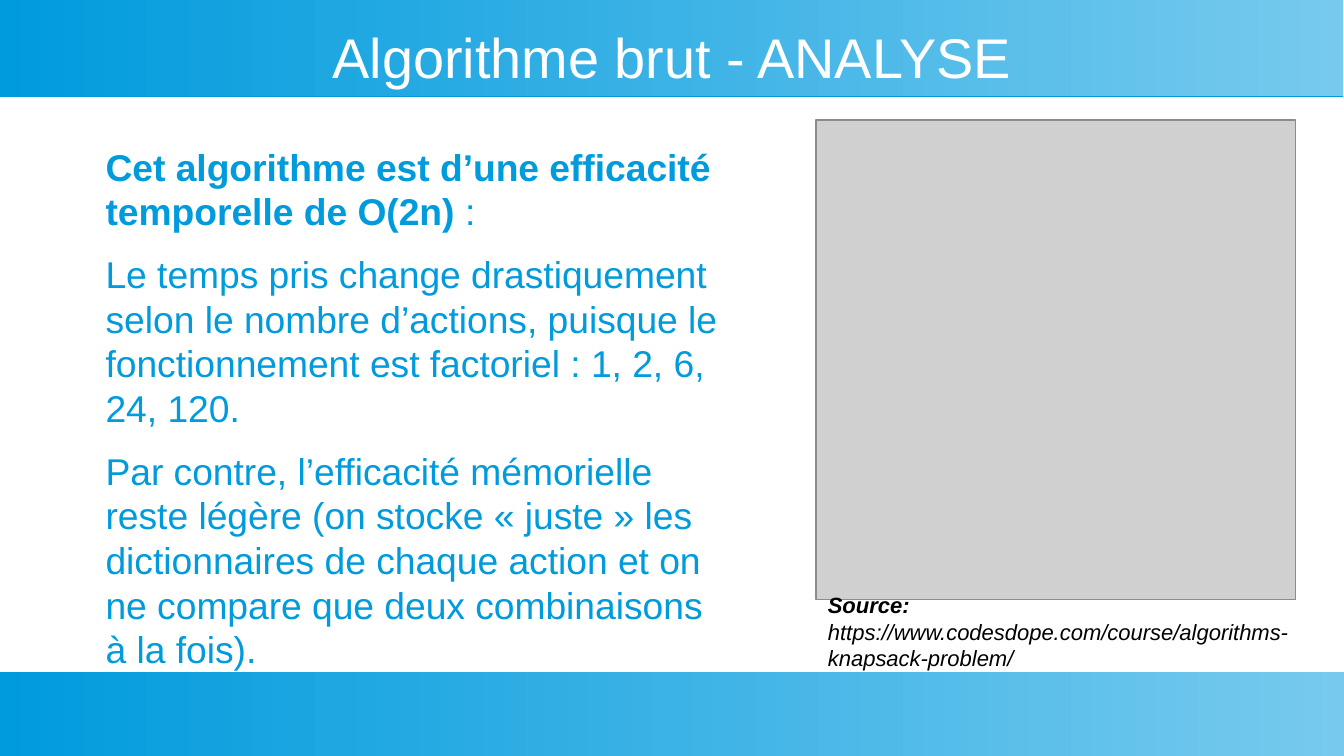
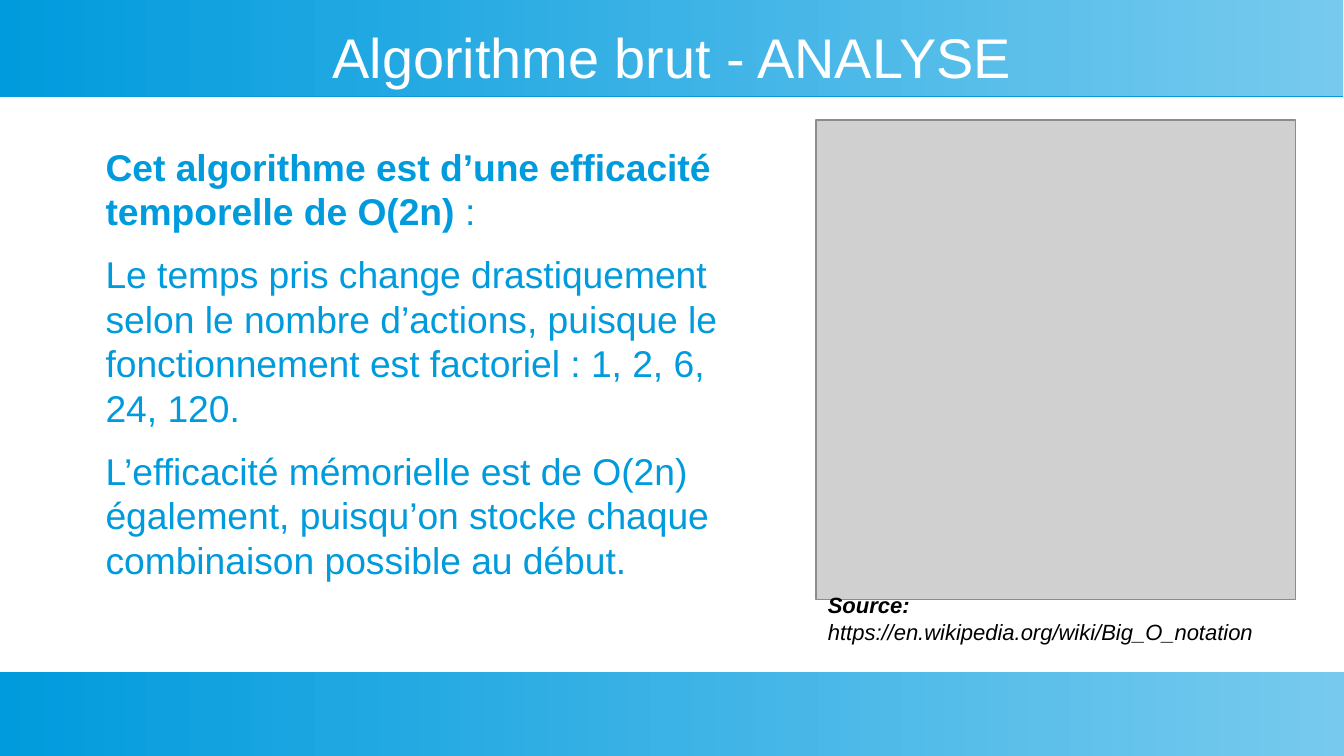
Before and after one commit to LucileGB/Knapsack-Algorithm-Practice, a slide deck: slide 5 of Présentation.odp. Drawn at 1344x756 pixels with LibreOffice and Linux fonts; fonts in the diff are those of the drawing; grey boxes stand for pictures. Boxes give left, top, right and bottom in pixels: in the first picture for what was removed or moved away, otherwise in the second. Text is boxed around its words. In the diff, an @@ line names an element or a change of style, - is before the commit and + after.

```diff
--- a/Présentation.odp
+++ b/Présentation.odp
@@ text at (106, 457, 709, 582): text changed @@
-Par contre, l’efficacité mémorielle reste légère (on stocke « juste » les dictionnaires de chaque action et on ne compare que deux combinaisons à la fois).
+L’efficacité mémorielle est de O(2n) également, puisqu’on stocke chaque combinaison possible au début.
@@ text at (828, 597, 1253, 645): text changed @@
-Source: https://www.codesdope.com/course/algorithms-knapsack-problem/
+Source: https://en.wikipedia.org/wiki/Big_O_notation
```
Also in this commit, not shown: 3 other slides changed.
